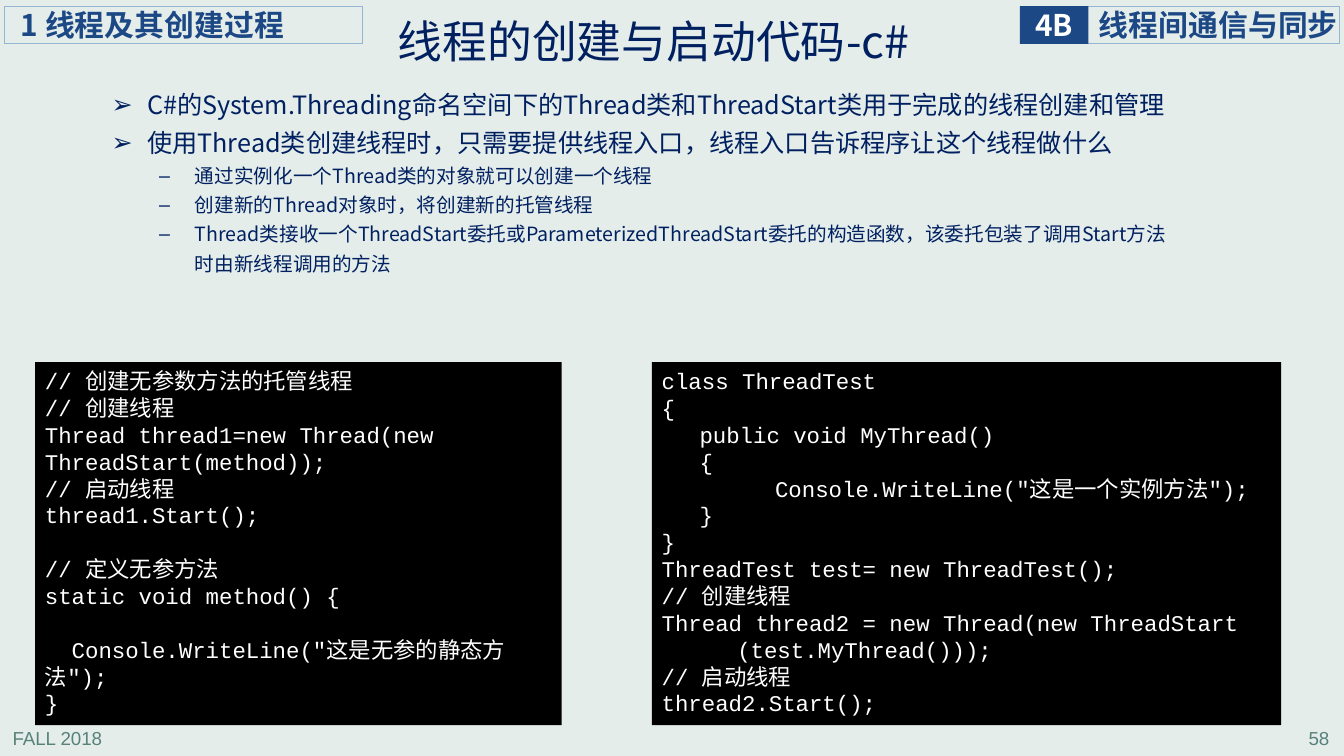
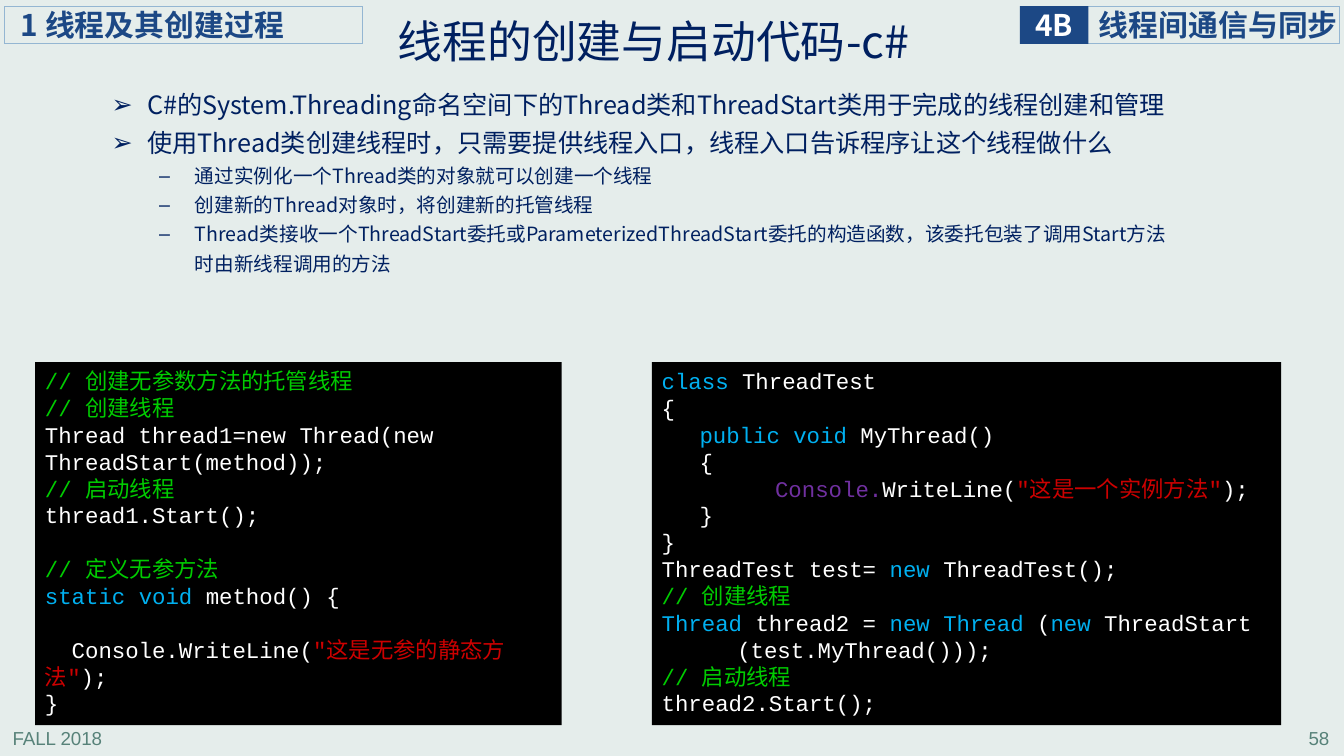
Before and after one commit to jichenghu/ppt_programmingWindows, a slide deck: slide 58 of programmingWindows_4.pptx. Drawn at 1344x756 pixels with LibreOffice and Linux fonts; fonts in the diff are those of the drawing. Boxes give left, top, right and bottom in pixels: in the first picture for what was removed or moved away, otherwise in the second. Text is boxed around its words. In the diff, an @@ line names an element or a change of style, - is before the commit and + after.

```diff
--- a/programmingWindows_4.pptx
+++ b/programmingWindows_4.pptx
@@ text in rectangle at <box>45,370,505,690</box>: text colour #FFFFFF to #00CC00 in "// 创建无参数方法的托管线程", "// 创建线程", "// 启动线程", "// 定义无参方法"; text colour #FFFFFF to #00B0F0 in "static void"; text colour #FFFFFF to #CC0000 in "Console.WriteLine("这是无参的静态方法");" @@
@@ text in rectangle at <box>662,373,1249,687</box>: text colour #FFFFFF to #00B0F0 in "class", "public void", "new"; text colour #FFFFFF to #7030A0, text colour #FFFFFF to #CC0000 in "Console.WriteLine("这是一个实例方法");"; text colour #FFFFFF to #00CC00 in "// 创建线程", "// 启动线程" @@
@@ text in rectangle at <box>662,615,1251,663</box>: spaces changed @@
-Thread thread2 = new Thread(new ThreadStart (test.MyThread()));
+Thread thread2 = new Thread (new ThreadStart (test.MyThread()));
```
Also in this commit, not shown: 1 other slide changed.
